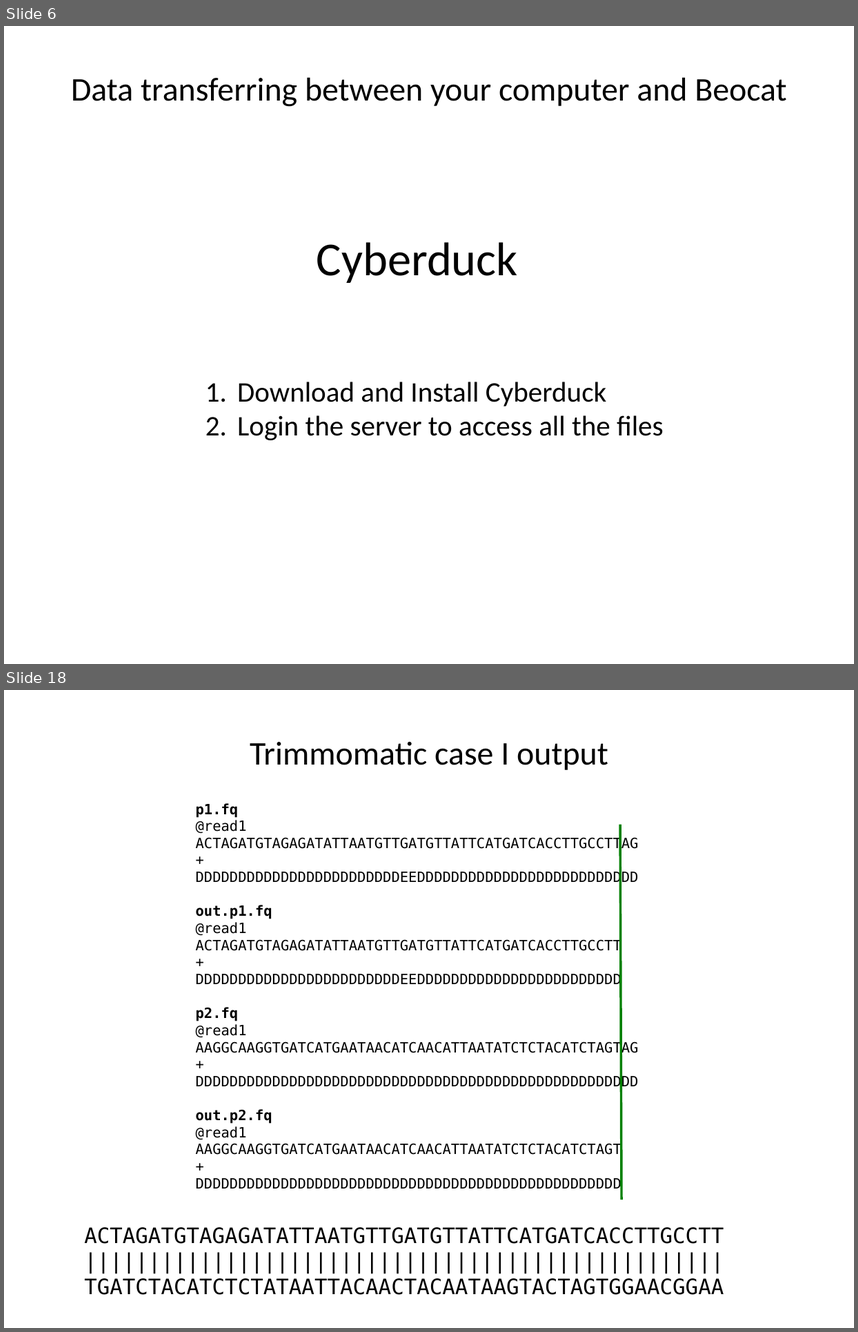
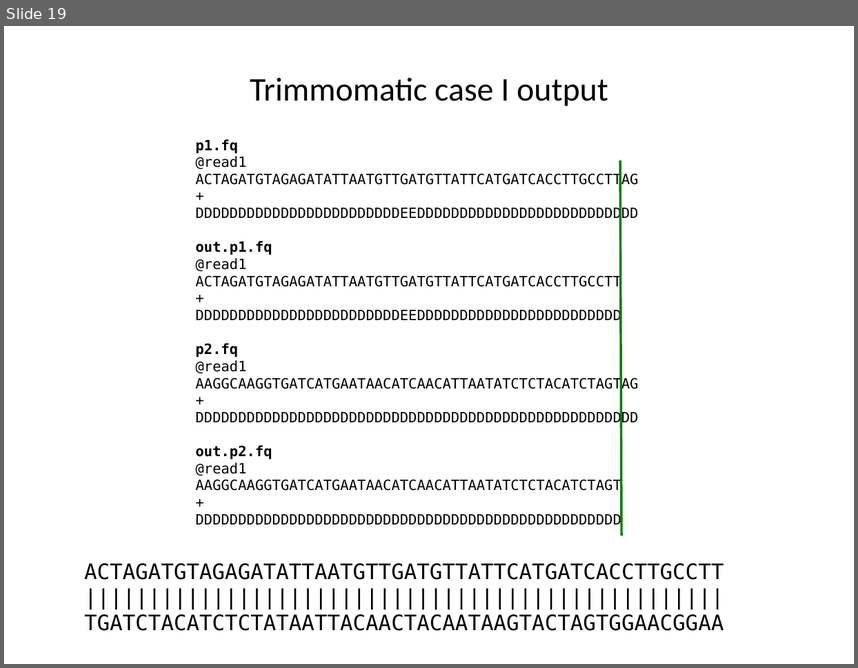
Before and after one commit to liu3zhenlab/teaching, a slide deck: PLPTH813Bioinformatis/2023/labs/lab04_NGS.pptx. Shown one above the other, each under a label of ours: slides 6 and 18 before the commit, slide 19 after it; the slides between them are not shown. The pictures are 858x1332 and 858x668 pixels, drawn with LibreOffice and Linux fonts; fonts in the diff are those of the drawing. Boxes give left, top, right and bottom in pixels: in the first picture for what was removed or moved away, otherwise in the second. Text is boxed around its words. In the diff, an @@ line names an element or a change of style, - is before the commit and + after.

```diff
--- a/PLPTH813Bioinformatis/2023/labs/lab04_NGS.pptx
+++ b/PLPTH813Bioinformatis/2023/labs/lab04_NGS.pptx
@@ slide 6 removed at [4,26,854,664], background #FFFFFF @@
@@ title removed at [71,77,786,107] @@
-Data transferring between your computer and Beocat
@@ text removed at [317,242,518,283] @@
-Cyberduck
@@ text removed at [237,381,664,440] @@
-1. Download and Install Cyberduck
-2. Login the server to access all the files
@@ what was slide 18 is now slide 19 @@
```
Also in this commit, not shown: 15 slides changed, 3 slides added, 1 other slide removed, 4 other files.
